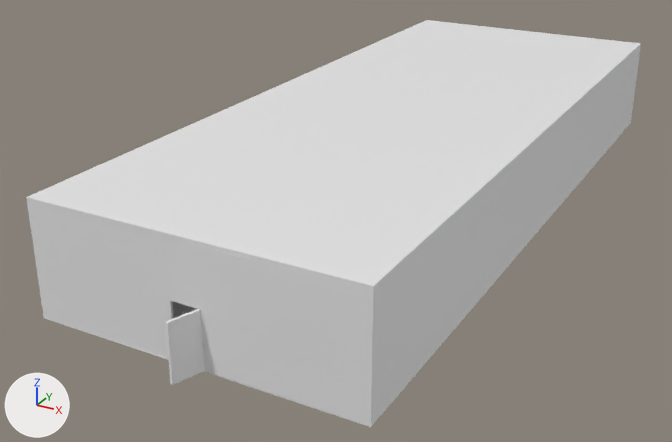
Two versions of the FBX model Assets/models/laboratory.fbx, one commit apart.
The view is the same before and after, from a camera (50 mm lens) standing at (16.1, -19.4, 13.5) and looking at (0.4, 9.1, -0.7). Arrows for +X, +Y and +Z are at lower left; the lights stay in place. Where no turn or scale is listed for an object, it has been applied to the vertices.

The first picture shows 'LeftWall2', 'RightWall2', 'UpWall2', 'floor', 'roof', 'wall.001', 'wall.006'.
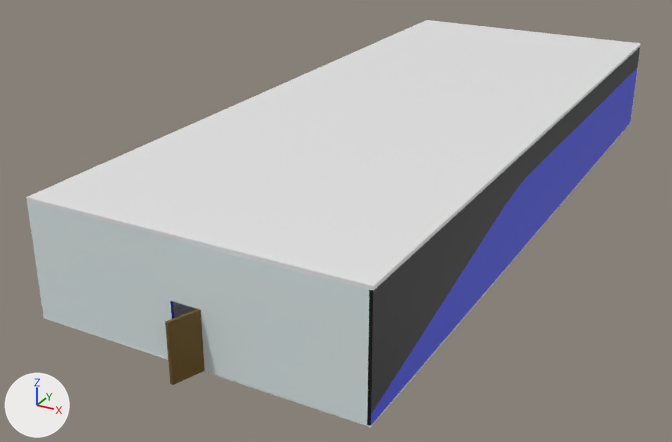
Boxes [x1, y1, x2, y2] around the edits, measured in the pictures (672 x 442 px):
'RightWall2', recoloured (grey to brown): [165, 309, 205, 385] in both
part 1 of me_cube_021, recoloured: [367, 47, 640, 426] in both

What the commit changed:
Picture 'labWalls2.png' (img_labwalls2_png) is new.
Picture 'labWalls9.png' (img_labwalls9_png) is new.
Material 'door' (mat_door) is new.
Its base color is (0.138, 0.0752, 0.00159) (brown #684e05).
Material 'labWalls2' (mat_labwalls2) is new.
Its texture is img_labwalls2_png.
Material 'labWalls9' (mat_labwalls9) is new.
Its texture is img_labwalls9_png.
me_cube_023 has 8 vertices, 6 faces and spans x -0.42..0.0, y -0.95..0.03, z -1.86..0.0.
me_cube_023 now uses material mat_door (brown #684e05).
me_cube_021 has 8 vertices, 6 faces and spans x -0.1..0.1, y -7.9..19.6, z -1.9..1.9.
me_cube_021 is used by ob_wall_001; location (7.72, 5.39, 1.72).
me_cube_021 part 1: all 5 faces centred in x 0.0..0.1, y -7.9..19.6, z -1.9..1.9 switch from no material to mat_labwalls2 (picture img_labwalls2_png).
me_cube_021 now uses material mat_labwalls9 (picture img_labwalls9_png).
